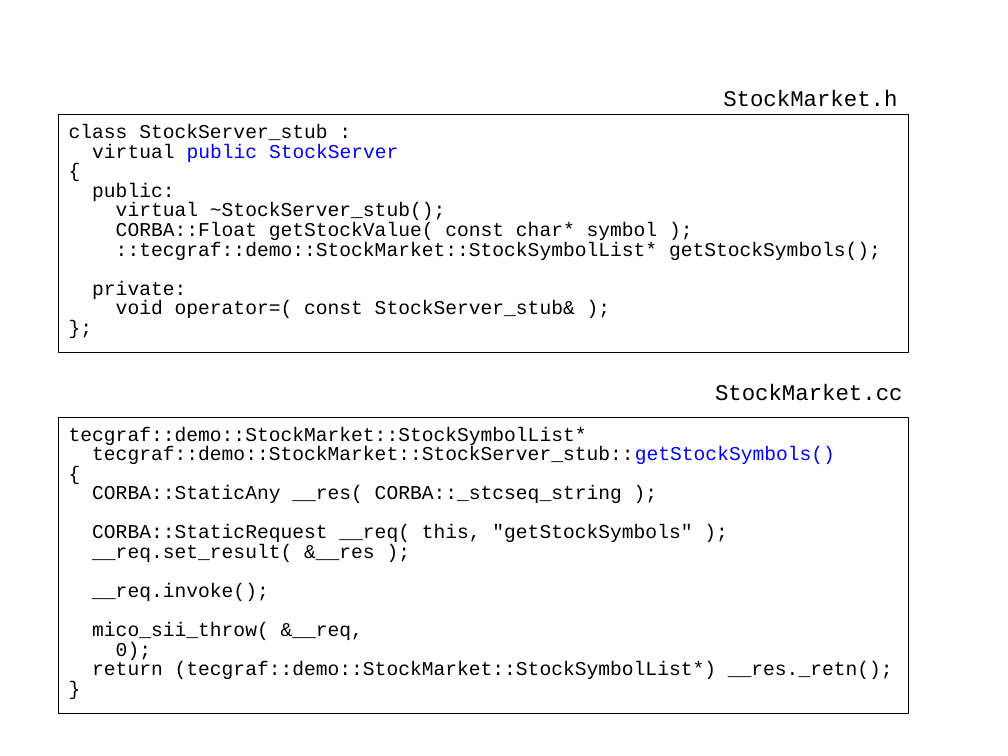
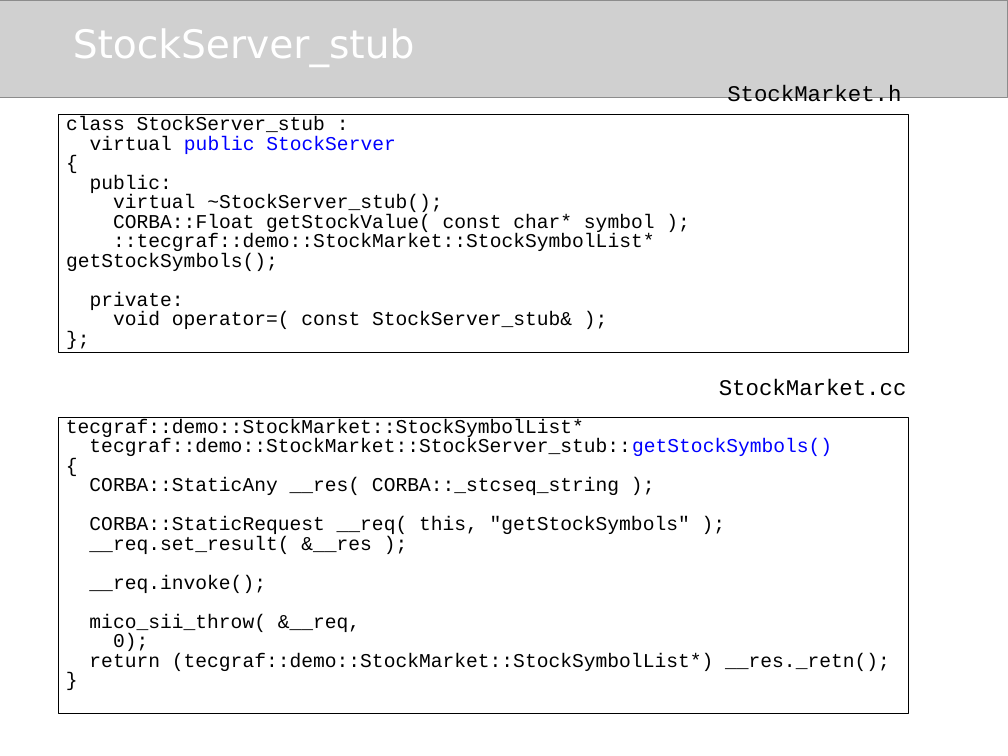
Before and after one commit to amadeubarbosa/openbus-core, a slide deck: slide 40 of docs/cursos/developer/cpp/4.CORBA_CPP.ppt (slide 18 before the commit). Drawn at 1008x756 pixels with LibreOffice and Linux fonts; fonts in the diff are those of the drawing; grey boxes stand for pictures; background and template pictures are left out. Boxes give left, top, right and bottom in pixels: in the first picture for what was removed or moved away, otherwise in the second. Text is boxed around its words. In the diff, an @@ line names an element or a change of style, - is before the commit and + after.

```diff
--- a/docs/cursos/developer/cpp/4.CORBA_CPP.ppt
+++ b/docs/cursos/developer/cpp/4.CORBA_CPP.ppt
@@ picture added at box(0, 0, 1008, 98) @@
@@ title "StockServer_stub" at box(73, 29, 415, 67): bold off @@
@@ text "StockMarket.h" at box(727, 85, 901, 108): indent changed @@
@@ rectangle added at box(58, 115, 908, 353), outline #000000 0.74 pt @@
@@ text "class StockServer_stub :" at box(66, 116, 655, 329): indent changed; outline #000000 0.74 pt to none @@
@@ text "class StockServer_stub :": place and size @@
-text "class StockServer_stub :" at box(58, 115, 908, 353)
+text "class StockServer_stub :" at box(66, 116, 655, 329)
@@ text "StockMarket.cc" at box(719, 379, 907, 396): indent changed @@
@@ rectangle added at box(58, 417, 908, 714), outline #000000 0.74 pt @@
@@ text "tecgraf::demo::StockMarket::StockSymbolList*": place and size @@
-text "tecgraf::demo::StockMarket::StockSymbolList*" at box(58, 417, 908, 714)
+text "tecgraf::demo::StockMarket::StockSymbolList*" at box(66, 419, 890, 671)
@@ text "tecgraf::demo::StockMarket::StockSymbolList*" at box(66, 419, 890, 671): indent changed; outline #000000 0.74 pt to none @@
```
Also in this commit, not shown: 42 other slides changed, 22 slides added.
